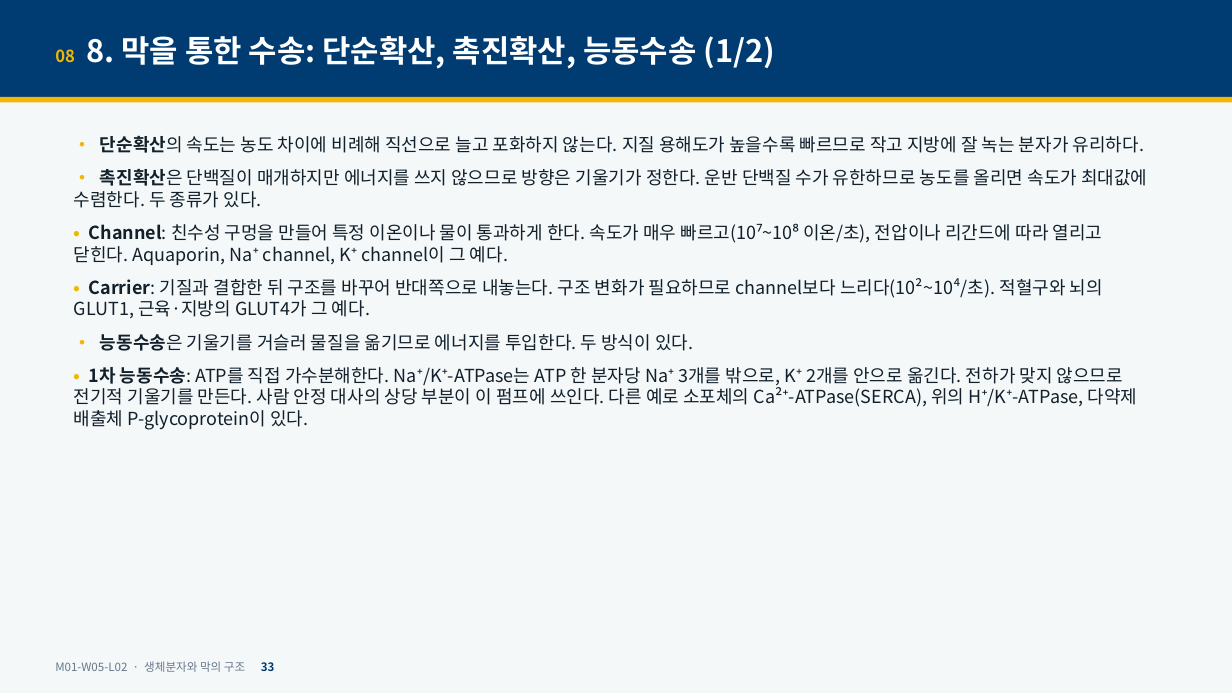
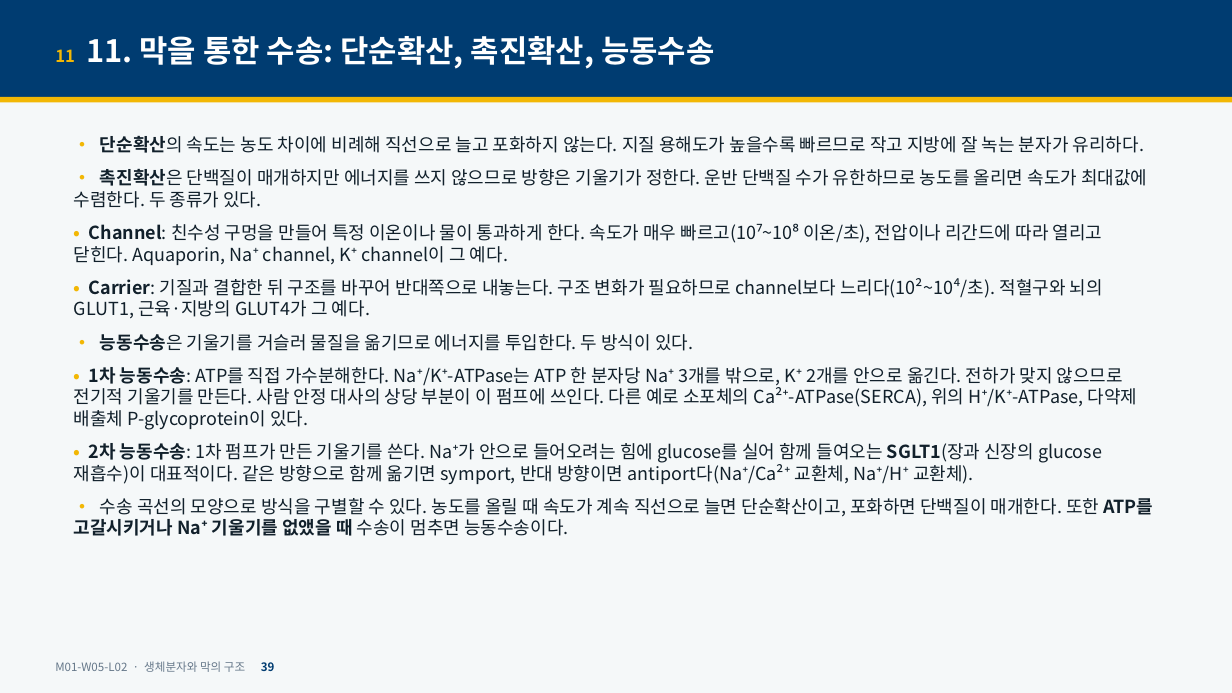
Before and after one commit to hoperiasd2/hoperiasd2.github.io, a slide deck: slide 39 of curriculum/M01/W05/L02/slides.pptx (slide 33 before the commit). Drawn at 1232x693 pixels with LibreOffice and Linux fonts; fonts in the diff are those of the drawing. Boxes give left, top, right and bottom in pixels: in the first picture for what was removed or moved away, otherwise in the second. Text is boxed around its words. In the diff, an @@ line names an element or a change of style, - is before the commit and + after.

```diff
--- a/curriculum/M01/W05/L02/slides.pptx
+++ b/curriculum/M01/W05/L02/slides.pptx
@@ text at [55,36,714,69]: text changed @@
-08 8. 막을 통한 수송: 단순확산, 촉진확산, 능동수송 (1/2)
+11 11. 막을 통한 수송: 단순확산, 촉진확산, 능동수송
@@ text at [74,443,1153,536]: paragraphs added @@
+• 2차 능동수송: 1차 펌프가 만든 기울기를 쓴다. Na⁺가 안으로 들어오려는 힘에 glucose를 실어 함께 들여오는 SGLT1(장과 신장의 glucose 재흡수)이 대표적이다. 같은 방향으로 함께 옮기면 symport, 반대 방향이면 antiport다(Na⁺/Ca²⁺ 교환체, Na⁺/H⁺ 교환체).
+• 수송 곡선의 모양으로 방식을 구별할 수 있다. 농도를 올릴 때 속도가 계속 직선으로 늘면 단순확산이고, 포화하면 단백질이 매개한다. 또한 ATP를 고갈시키거나 Na⁺ 기울기를 없앴을 때 수송이 멈추면 능동수송이다.
```
Also in this commit, not shown: 35 other slides changed, 17 slides added, 1 slide removed, 5 other files.
